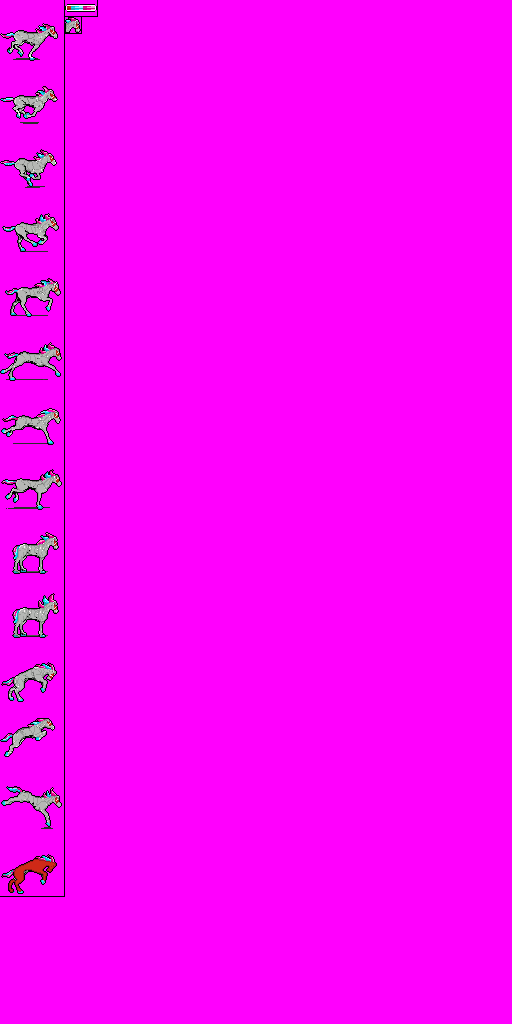
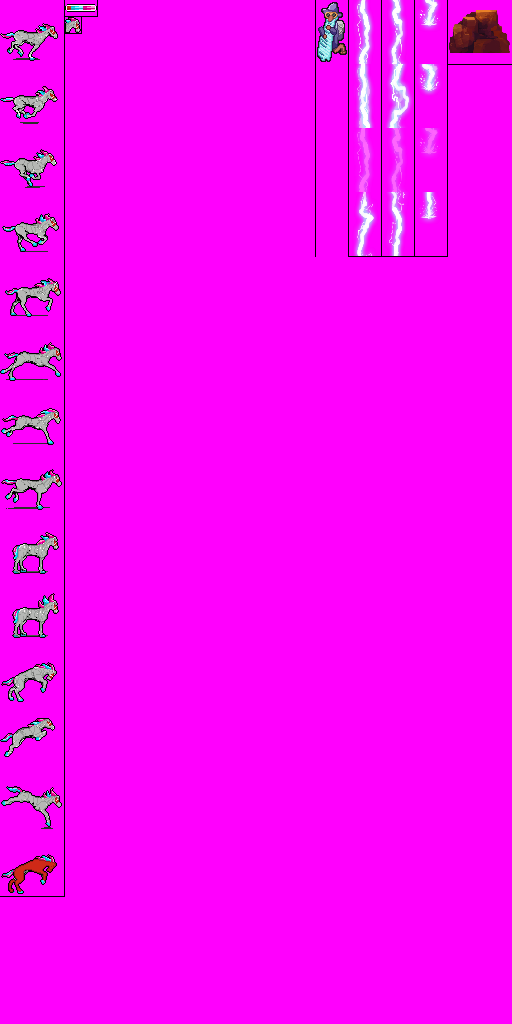
Two versions of the same layered image (512x1024). Layer-by-layer changes:
painted on "Separators" over [315, 0, 512, 257]
added layer "Wizard" above "Thunder A" over [317, 2, 347, 62]
added layer "Thunder A" above "Thunder B" over [352, 0, 378, 256]
added layer "Thunder B" above "Thunder C" over [384, 0, 414, 256]
added layer "Thunder C" above "Rock" over [415, 0, 443, 224]
added layer "Rock" above "Life" over [449, 10, 510, 53]
